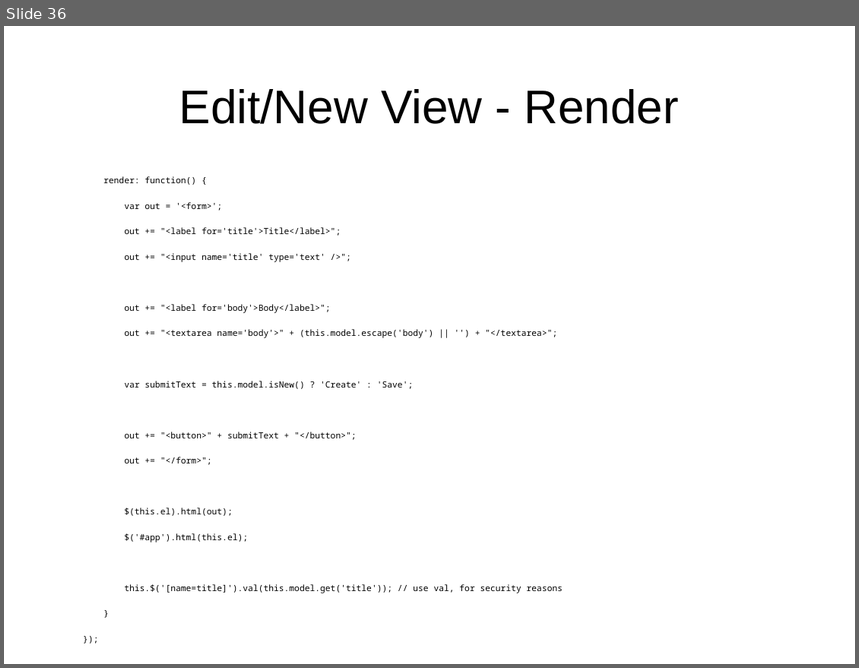
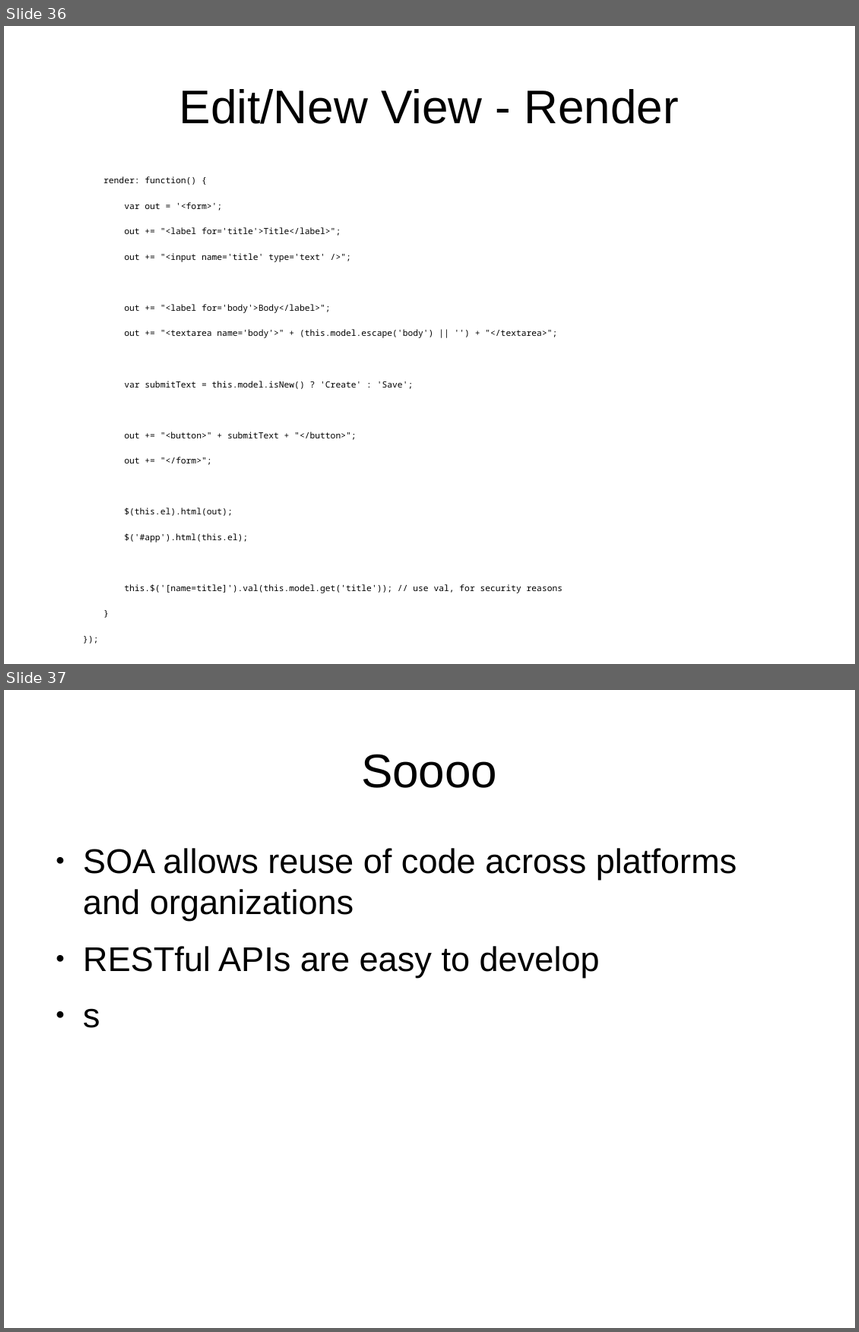
Before and after one commit to speakingcode/pres-soa-flask-backbone, a slide deck: soa-python-flask-backbonejs.odp. Shown one above the other, each under a label of ours: slide 36 before the commit, slides 36 and 37 after it. The pictures are 859x668 and 859x1332 pixels, drawn with LibreOffice and Linux fonts; fonts in the diff are those of the drawing. Boxes give left, top, right and bottom in pixels: in the first picture for what was removed or moved away, otherwise in the second. Text is boxed around its words. In the diff, an @@ line names an element or a change of style, - is before the commit and + after.

```diff
--- a/soa-python-flask-backbonejs.odp
+++ b/soa-python-flask-backbonejs.odp
@@ slide 37 added at (x1=4, y1=690, x2=855, y2=1328), background #FFFFFF @@
@@ title added at (x1=361, y1=754, x2=497, y2=788), 44 pt, text #000000 @@
+Soooo
@@ text added at (x1=83, y1=848, x2=737, y2=1028), 32 pt, text #000000 @@
+● SOA allows reuse of code across platforms and organizations
+● RESTful APIs are easy to develop
+● s
```
Also in this commit, not shown: 3 slides changed, 12 other files.
